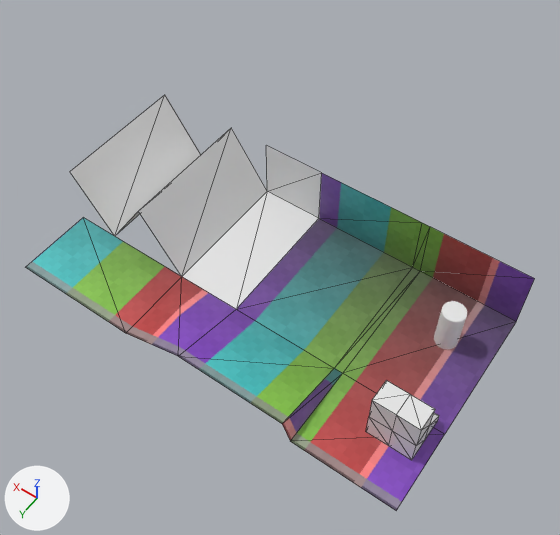
The glTF model data/levels/_testlvl.gltf: old version first, new version second.
The view is the same before and after, from a 50 mm camera at (-15.2, 31.5, 54.4) aimed at (9.3, -2.8, 0.5). The axes (+X, +Y, +Z) are drawn at lower left. The lights are the same throughout. Mesh edges are drawn as thin lines on the coarser meshes. Where no turn or scale is listed for an object, it has been applied to the vertices. Vertices at the same position are counted once.

The older version as bpy lines, for what is in view:
```python
me_cylinder = bpy.data.meshes.new('Cylinder')
me_cylinder.from_pydata(...)  # a 32-sided cylinder along z spanning x -1.0..1.0, y -1.0..1.0, z -1.0..3.0
me_plane = bpy.data.meshes.new('Plane')
me_plane.from_pydata(...)  # 20 vertices, 22 faces; spans x -10.0..28.0, y -10.0..10.0, z 0.0..6.0
me_plane.materials.append(mat_floor)  # picture img_test
me_plane_001 = bpy.data.meshes.new('Plane.001')
me_plane_001.from_pydata(...)  # 12 vertices, 10 faces; spans x 10.0..28.0, y -10.0..2.7, z 0.0..6.0
ob_cylinder = bpy.data.objects.new('Cylinder', me_cylinder)
ob_cylinder.location = (-6.0, -5.0, 1.0)
ob_plane = bpy.data.objects.new('Plane', me_plane)
ob_plane.location = (0.0, 0.0, 0.0)
ob_plane_001 = bpy.data.objects.new('Plane.001', me_plane_001)
ob_plane_001.location = (0.0, 0.0, 0.0)
# also in view: 'Cube' at (-7.0, 4.0, 2.5)
```
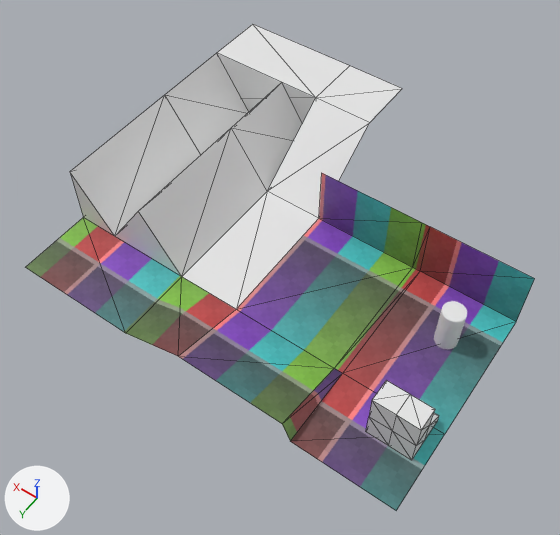
Where the newer file only moved an object's origin or applied its transform, the numbers keep the older frame.

Boxes (x1, y1, x2, y2) around the edits, measured in the pictures (560 x 535 px):
'Plane.001', reshaped (32% wider, 33% taller): before (70, 95, 322, 309); after (70, 24, 402, 309)
part 1 of me_plane, surface changed: (26, 173, 535, 511) in both
part 2 of me_plane_001, built on: before (266, 145, 322, 218); after (70, 24, 402, 276)

The change, as a diff of the scene's bpy script:
```diff
--- a/data/levels/_testlvl.gltf.py
+++ b/data/levels/_testlvl.gltf.py
@@ me_plane @@
 me_plane.from_pydata(...)  # 20 vertices, 22 faces; spans x -10.0..28.0, y -10.0..10.0, z 0.0..6.0
 # used by ob_plane; location = (0.0, 0.0, 0.0)
+# me_plane part 1: texture (UV) coordinates of 22 of 22 faces, centred in x -6.9..24.0, y -10.0..7.6, z 0.0..4.0, changed; they spanned u -0.15..1.75, v 0.04..1.04 and now span u -0.48..2.39, v -0.19..1.32
 me_plane.materials.append(mat_floor)
@@ me_plane_001 @@
 # used by ob_plane_001; location = (0.0, 0.0, 0.0)
-me_plane_001.from_pydata(...)  # 12 vertices, 10 faces; spans x 10.0..28.0, y -10.0..2.7, z 0.0..6.0
+me_plane_001.from_pydata(...)  # 24 vertices, 29 faces; spans x 10.0..28.0, y -24.0..2.7, z 0.0..6.0
+# me_plane_001 part 2
+# 2 vertices are removed from x 10.0..16.0, y -10.0, z 6.0
+# 2 faces are deleted
+# 14 vertices are added at x 10.0..28.0, y -24.0..2.7, z 0.0..6.0
+# 21 new faces join them
```
